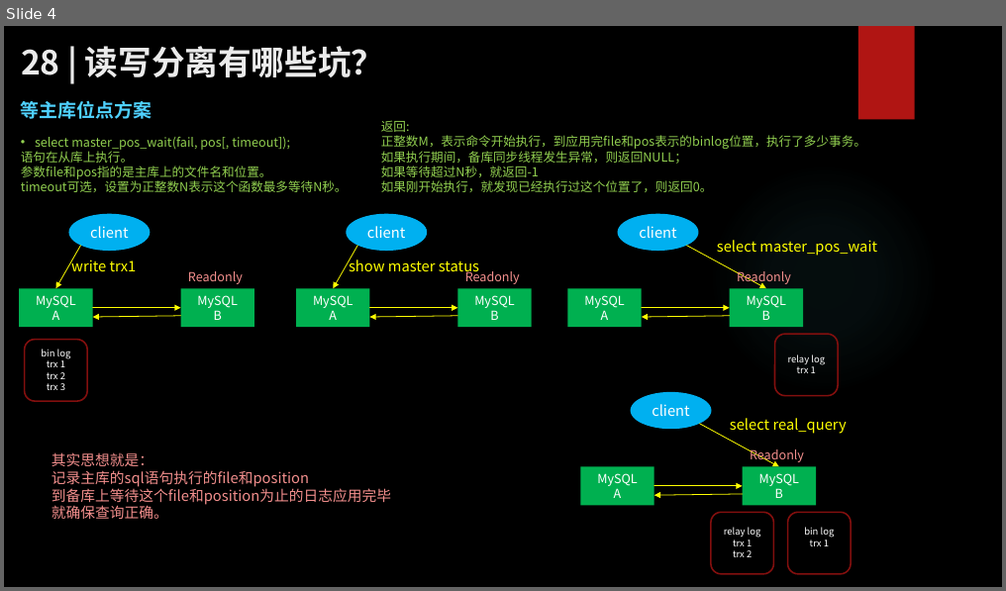
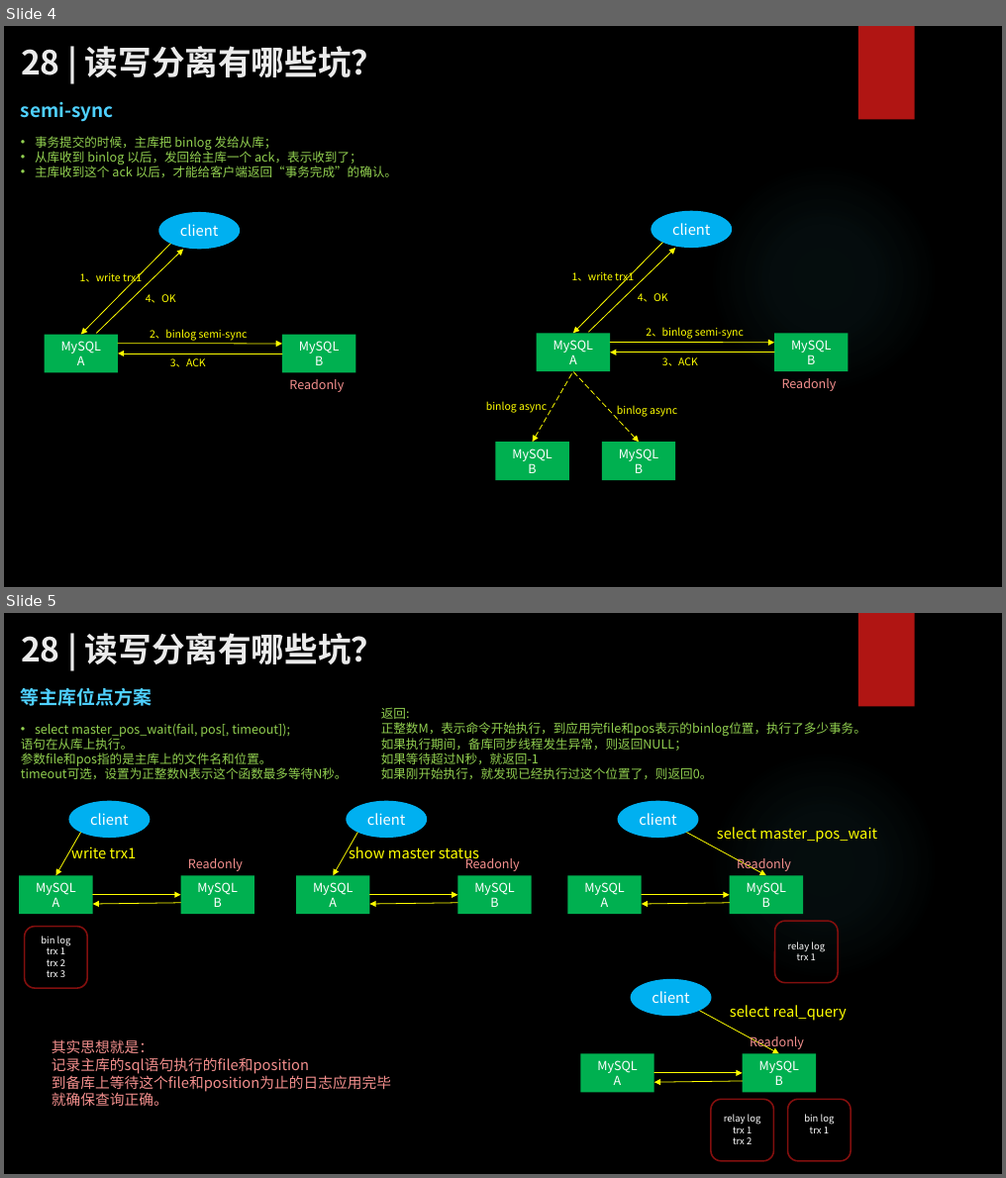
Before and after one commit to zhangkekf/reading-notes, a slide deck: MySQL整理/28读写分离有哪些坑？.pptx. Shown one above the other, each under a label of ours: slide 4 before the commit, slides 4 and 5 after it. The pictures are 1006x591 and 1006x1178 pixels, drawn with LibreOffice and Linux fonts; fonts in the diff are those of the drawing; background and template pictures are left out. Boxes give left, top, right and bottom in pixels: in the first picture for what was removed or moved away, otherwise in the second. Text is boxed around its words. In the diff, an @@ line names an element or a change of style, - is before the commit and + after.

```diff
--- a/MySQL整理/28读写分离有哪些坑？.pptx
+++ b/MySQL整理/28读写分离有哪些坑？.pptx
@@ slide 4 added at <box>4,26,1002,587</box>, background picture (left out); not listed: 2 template elements that a slide beside it also shows @@
@@ title added at <box>21,46,384,77</box>, 32 pt, text #EBEBEB, bold @@
+28 | 读写分离有哪些坑？
@@ text added at <box>21,101,114,122</box>, 18 pt, text #4FD1FF, bold @@
+semi-sync
@@ text added at <box>35,136,397,177</box>, 12 pt, text #92D050 @@
+• 事务提交的时候，主库把 binlog 发给从库；
+• 从库收到 binlog 以后，发回给主库一个 ack，表示收到了；
+• 主库收到这个 ack 以后，才能给客户端返回“事务完成”的确认。
@@ ellipse added at <box>159,212,240,249</box>, fill #00B0F0, 14 pt, text #FFFFFF @@
+client
@@ ellipse added at <box>650,211,732,248</box>, fill #00B0F0, 14 pt, text #FFFFFF @@
+client
@@ arrow added from (171, 244) to (81, 335), #FFFF00 0.75 pt @@
@@ arrow added from (96, 334) to (183, 249), #FFFF00 0.75 pt @@
@@ arrow added from (662, 243) to (573, 334), #FFFF00 0.75 pt @@
@@ arrow added from (589, 332) to (675, 248), #FFFF00 0.75 pt @@
@@ text added at <box>80,273,142,284</box>, 10 pt, text #FFFF00 @@
+1、write trx1
@@ text added at <box>572,272,634,283</box>, 10 pt, text #FFFF00 @@
+1、write trx1
@@ text added at <box>146,294,176,303</box>, 10 pt, text #FFFF00 @@
+4、OK
@@ text added at <box>638,293,668,302</box>, 10 pt, text #FFFF00 @@
+4、OK
@@ rectangle added at <box>45,335,118,372</box>, fill #00B050, 12 pt, text #FFFFFF @@
+MySQL
+A
@@ arrow added from (118, 344) to (282, 344), #FFFF00 0.75 pt @@
@@ text added at <box>150,329,248,341</box>, 10 pt, text #FFFF00 @@
+2、binlog semi-sync
@@ rectangle added at <box>282,335,355,372</box>, fill #00B050, 12 pt, text #FFFFFF @@
+MySQL
+B
@@ rectangle added at <box>537,334,610,372</box>, fill #00B050, 12 pt, text #FFFFFF @@
+MySQL
+A
@@ arrow added from (611, 343) to (774, 343), #FFFF00 0.75 pt @@
@@ text added at <box>646,327,744,339</box>, 10 pt, text #FFFF00 @@
+2、binlog semi-sync
@@ rectangle added at <box>774,334,847,372</box>, fill #00B050, 12 pt, text #FFFFFF @@
+MySQL
+B
@@ arrow added from (282, 354) to (118, 354), #FFFF00 0.75 pt @@
@@ text added at <box>170,359,206,368</box>, 10 pt, text #FFFF00 @@
+3、ACK
@@ text added at <box>289,379,344,392</box>, 12 pt, text #F38F8D @@
+Readonly
@@ arrow added from (573, 372) to (533, 442), #FFFF00 0.75 pt dashed @@
@@ arrow added from (573, 372) to (639, 442), #FFFF00 0.75 pt dashed @@
@@ arrow added from (774, 353) to (611, 353), #FFFF00 0.75 pt @@
@@ text added at <box>662,358,698,367</box>, 10 pt, text #FFFF00 @@
+3、ACK
@@ text added at <box>782,378,837,391</box>, 12 pt, text #F38F8D @@
+Readonly
@@ text added at <box>486,401,547,413</box>, 10 pt, text #FFFF00 @@
+binlog async
@@ text added at <box>617,405,677,417</box>, 10 pt, text #FFFF00 @@
+binlog async
@@ rectangle added at <box>496,442,569,480</box>, fill #00B050, 12 pt, text #FFFFFF @@
+MySQL
+B
@@ rectangle added at <box>602,442,675,480</box>, fill #00B050, 12 pt, text #FFFFFF @@
+MySQL
+B
@@ what was slide 4 is now slide 5 @@
```
Also in this commit, not shown: 2 slides changed, 7 other files.
